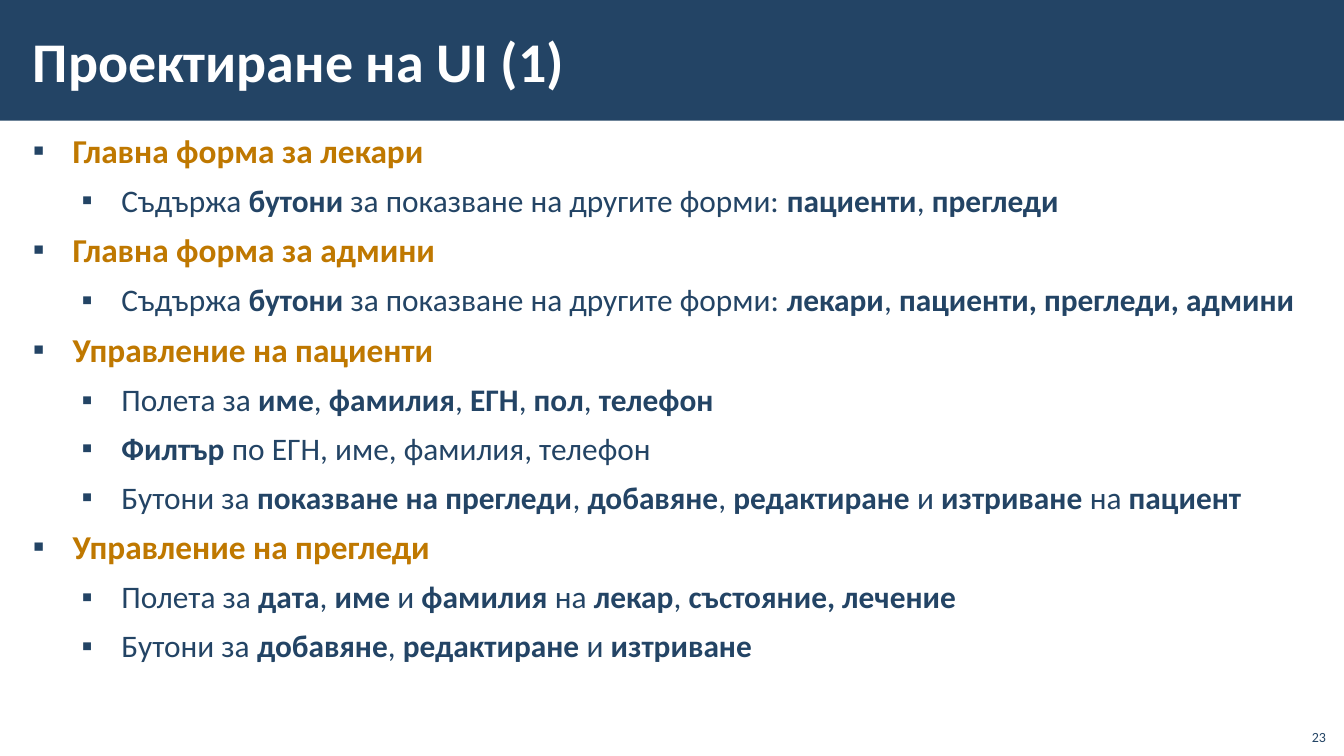
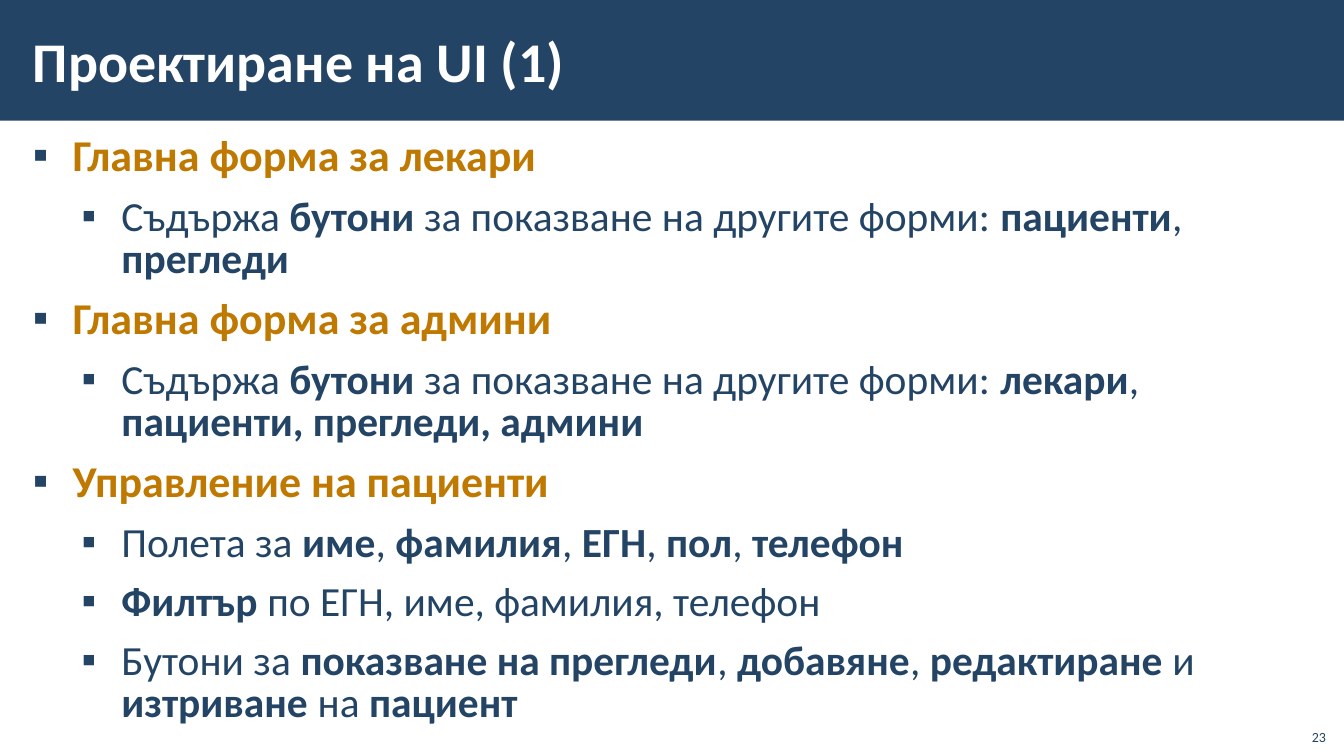
Before and after one commit to BG-IT-Edu/School-Programming, a slide deck: slide 23 of Courses/Software-Sciences/Module-4-Information-Systems-New/09-Lifecycle-of-Information-System/09-Lifecycle-of-Information-System.pptx. Drawn at 1344x756 pixels with LibreOffice and Linux fonts; fonts in the diff are those of the drawing; background and template pictures are left out. Boxes give left, top, right and bottom in pixels: in the first picture for what was removed or moved away, otherwise in the second. Text is boxed around its words. In the diff, an @@ line names an element or a change of style, - is before the commit and + after.

```diff
--- a/Courses/Software-Sciences/Module-4-Information-Systems-New/09-Lifecycle-of-Information-System/09-Lifecycle-of-Information-System.pptx
+++ b/Courses/Software-Sciences/Module-4-Information-Systems-New/09-Lifecycle-of-Information-System/09-Lifecycle-of-Information-System.pptx
@@ text "Главна форма за лекари" at <box>73,141,1194,724</box>: size 23.8 to 31.4 pt in "Главна форма за лекари", "Главна форма за админи", "Управление на пациенти"; size 22.4 to 29.6 pt in "Съдържа бутони за показване на другите форми: ...", "Съдържа бутони за показване на другите форми: ...", "Полета за име, фамилия, ЕГН, пол, телефон", "Филтър по ЕГН, име, фамилия, телефон" and 1 more places @@
@@ text at <box>73,537,956,662</box>: paragraphs removed @@
-▪ Управление на прегледи
-  ▪ Полета за дата, име и фамилия на лекар, състояние, лечение
-  ▪ Бутони за добавяне, редактиране и изтриване
```
Also in this commit, not shown: 9 other slides changed, 3 slides added.
